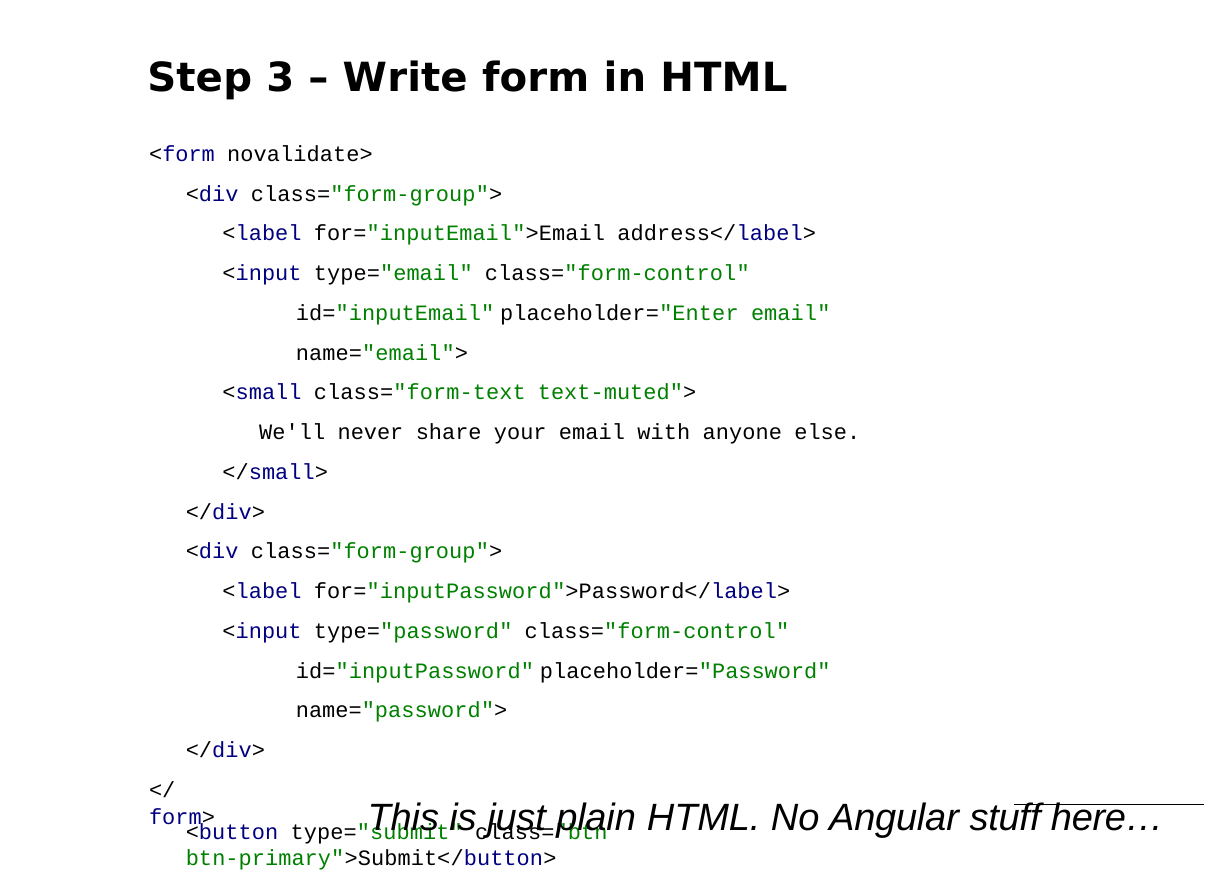
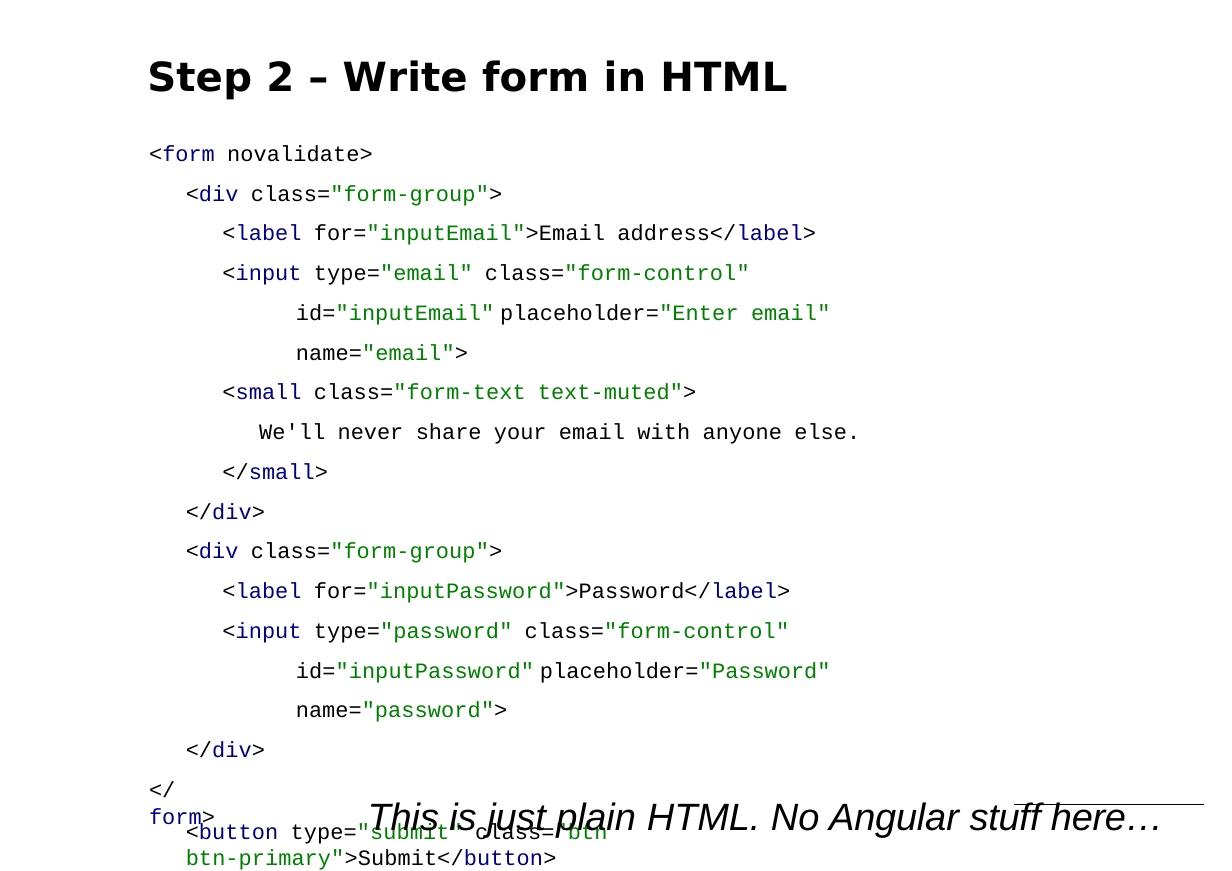
Before and after one commit to petereijgermans11/workshop-angular10, a slide deck: slide 16 of PPT/06- Angular Forms.pptx (slide 17 before the commit). Drawn at 1232x871 pixels with LibreOffice and Linux fonts; fonts in the diff are those of the drawing. Boxes give left, top, right and bottom in pixels: in the first picture for what was removed or moved away, otherwise in the second. Text is boxed around its words. In the diff, an @@ line names an element or a change of style, - is before the commit and + after.

```diff
--- a/PPT/06- Angular Forms.pptx
+++ b/PPT/06- Angular Forms.pptx
@@ text at (x1=147, y1=60, x2=787, y2=100): text changed @@
-Step 3 – Write form in HTML
+Step 2 – Write form in HTML
```
Also in this commit, not shown: 7 other slides changed, 2 slides added, 1 slide removed, 2 other files.
